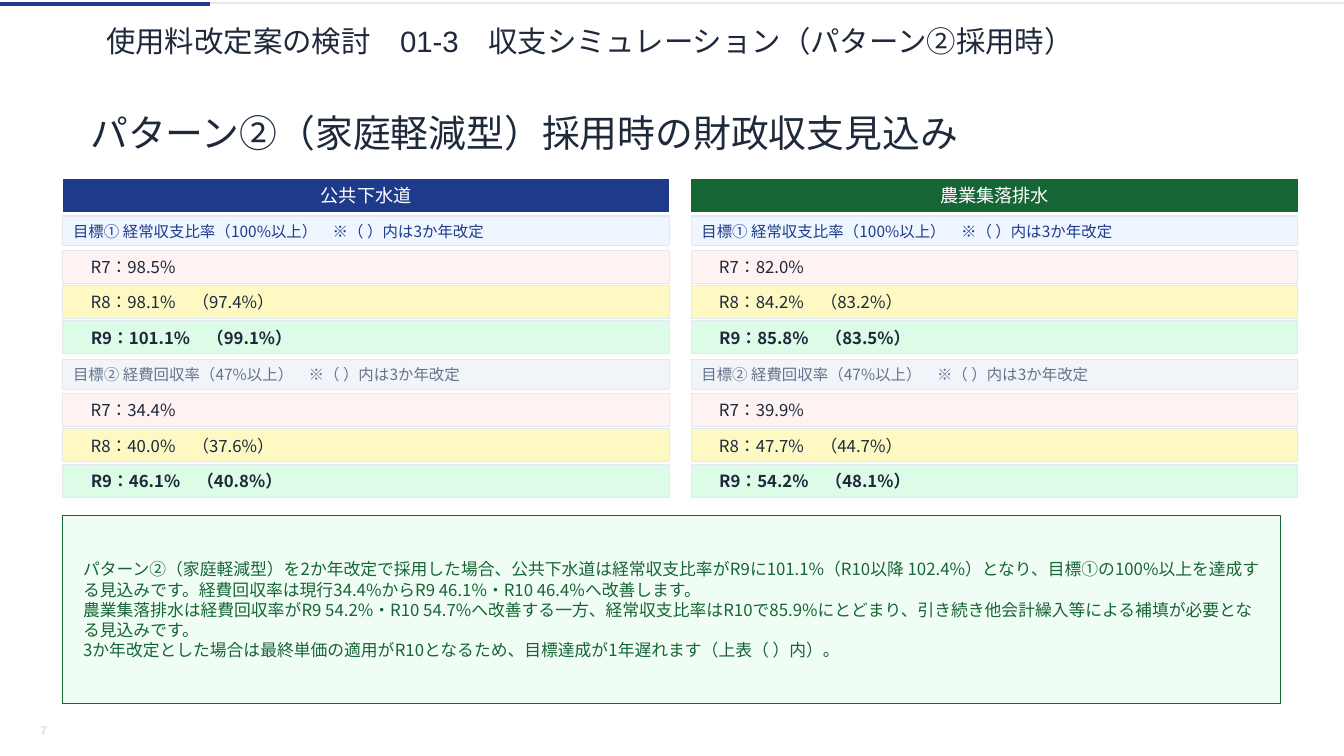
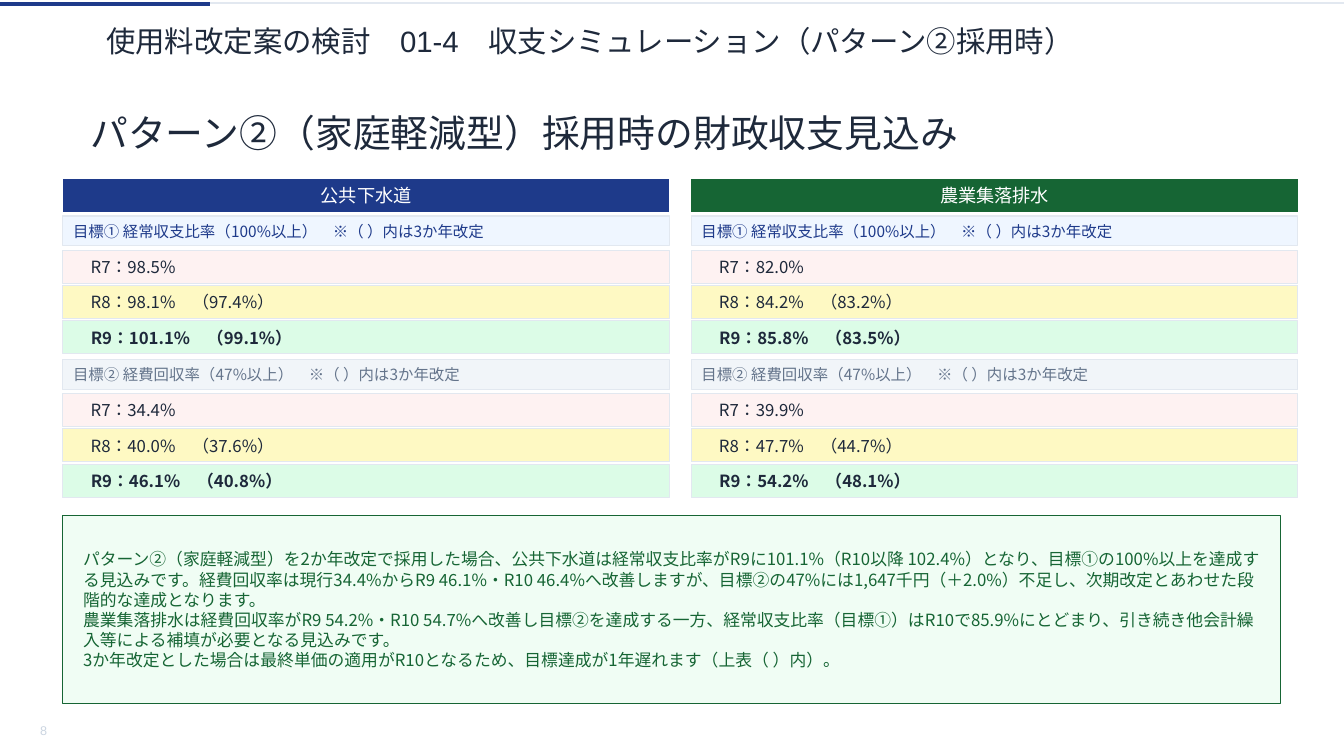
Before and after one commit to ryowakayama-gif/repository, a slide deck: slide 8 of rokko_sewage_council/output/六戸町_第2回審議会資料.pptx (slide 7 before the commit). Drawn at 1344x756 pixels with LibreOffice and Linux fonts; fonts in the diff are those of the drawing. Boxes give left, top, right and bottom in pixels: in the first picture for what was removed or moved away, otherwise in the second. Text is boxed around its words. In the diff, an @@ line names an element or a change of style, - is before the commit and + after.

```diff
--- a/rokko_sewage_council/output/六戸町_第2回審議会資料.pptx
+++ b/rokko_sewage_council/output/六戸町_第2回審議会資料.pptx
@@ text in freeform shape at (x1=106, y1=27, x2=1073, y2=55): text changed @@
-使用料改定案の検討 01-3 収支シミュレーション（パターン②採用時）
+使用料改定案の検討 01-4 収支シミュレーション（パターン②採用時）
@@ text in freeform shape at (x1=83, y1=551, x2=1260, y2=648): text changed @@
-パターン②（家庭軽減型）を2か年改定で採用した場合、公共下水道は経常収支比率がR9に101.1%（R10以降 102.4%）となり、目標①の100%以上を達成する見込みです。経費回収率は現行34.4%からR9 46.1%・R10 46.4%へ改善します。
-農業集落排水は経費回収率がR9 54.2%・R10 54.7%へ改善する一方、経常収支比率はR10で85.9%にとどまり、引き続き他会計繰入等による補填が必要となる見込みです。
+パターン②（家庭軽減型）を2か年改定で採用した場合、公共下水道は経常収支比率がR9に101.1%（R10以降 102.4%）となり、目標①の100%以上を達成する見込みです。経費回収率は現行34.4%からR9 46.1%・R10 46.4%へ改善しますが、目標②の47%には1,647千円（＋2.0%）不足し、次期改定とあわせた段階的な達成となります。
+農業集落排水は経費回収率がR9 54.2%・R10 54.7%へ改善し目標②を達成する一方、経常収支比率（目標①）はR10で85.9%にとどまり、引き続き他会計繰入等による補填が必要となる見込みです。
@@ text in freeform shape at (x1=40, y1=727, x2=47, y2=735): text changed @@
-7
+8
```
Also in this commit, not shown: 32 other slides changed, 2 slides added, 7 other files.
